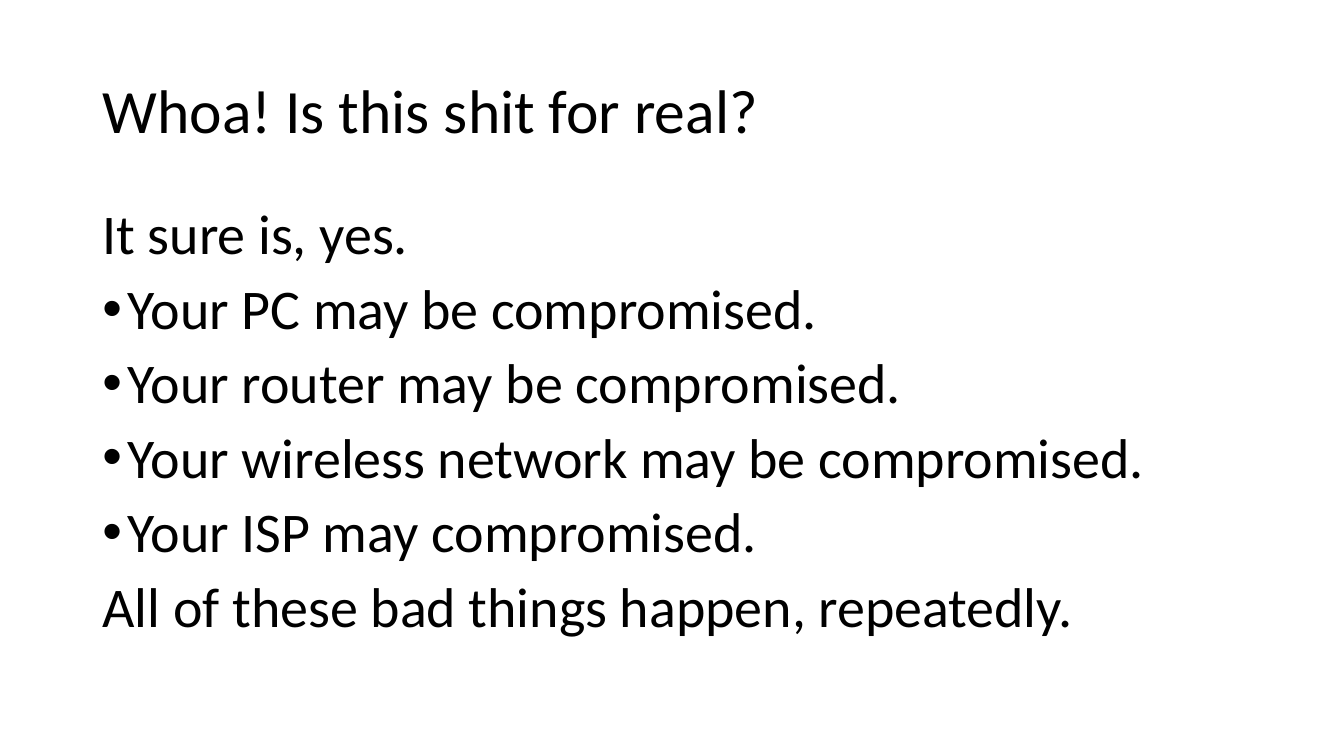
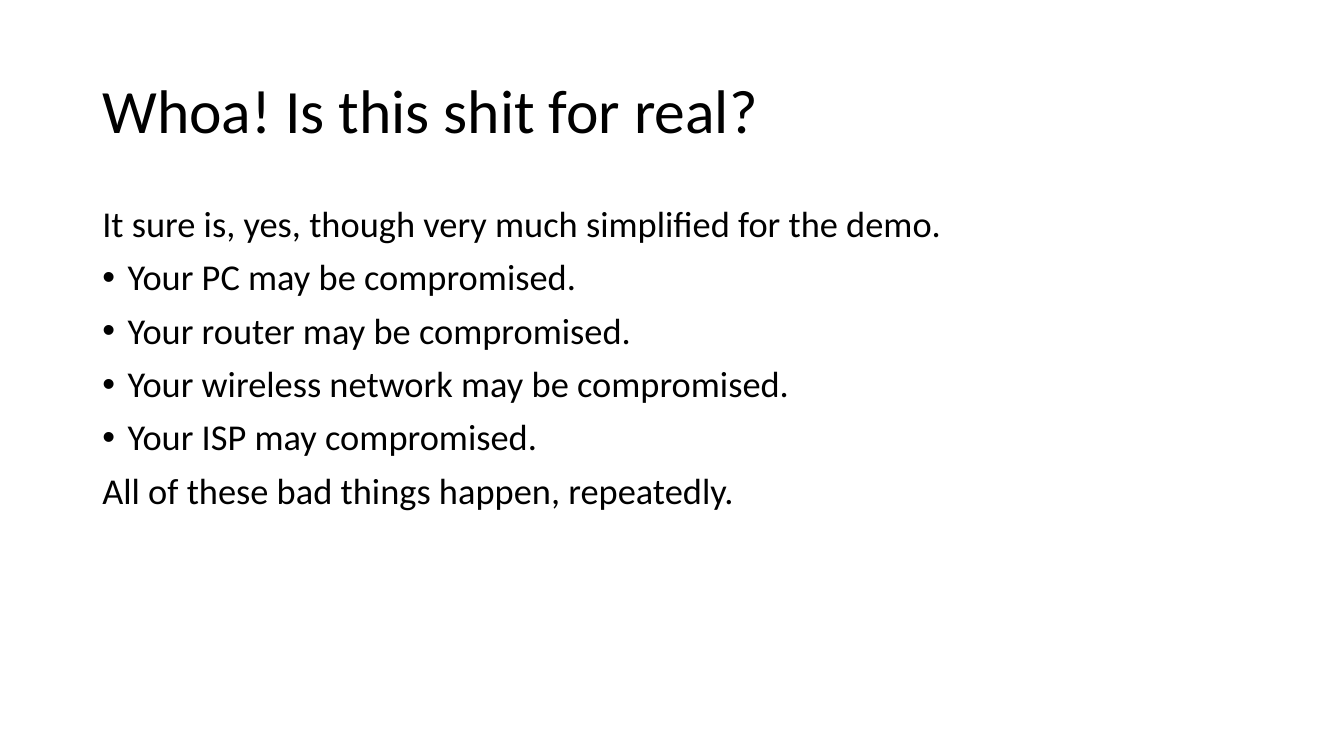
Before and after one commit to robinsillem/SecurityTraining, a slide deck: slide 5 of Attacks/Session hijacking via MITM.pptx (slide 6 before the commit). Drawn at 1344x756 pixels with LibreOffice and Linux fonts; fonts in the diff are those of the drawing. Boxes give left, top, right and bottom in pixels: in the first picture for what was removed or moved away, otherwise in the second. Text is boxed around its words. In the diff, an @@ line names an element or a change of style, - is before the commit and + after.

```diff
--- a/Attacks/Session hijacking via MITM.pptx
+++ b/Attacks/Session hijacking via MITM.pptx
@@ text at [102,211,941,244]: text changed; size 40 to 26 pt @@
-It sure is, yes.
+It sure is, yes, though very much simplified for the demo.
@@ text at [102,264,789,511]: size 40 to 26 pt in "Your PC may be compromised.", "Your router may be compromised.", "Your wireless network may be compromised.", "Your ISP may compromised." and 1 more places @@
```
Also in this commit, not shown: 7 other slides changed, 3 slides added, 5 slides removed, 10 other files.
